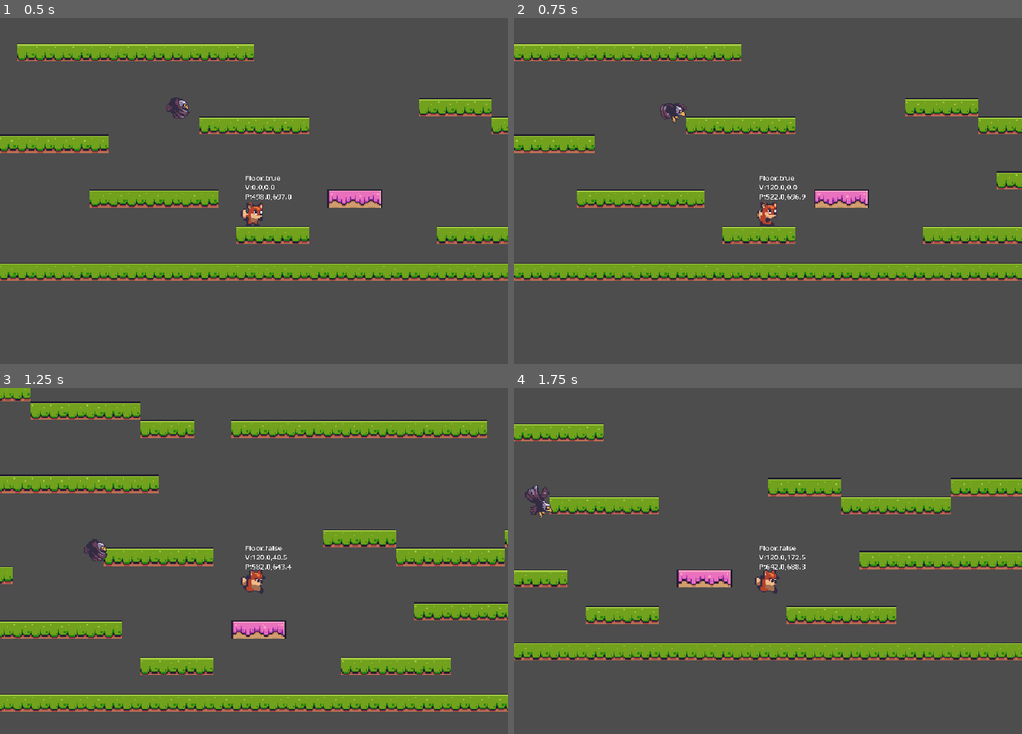
Above: before the commit, frames 1-4 (two rows, left to right).
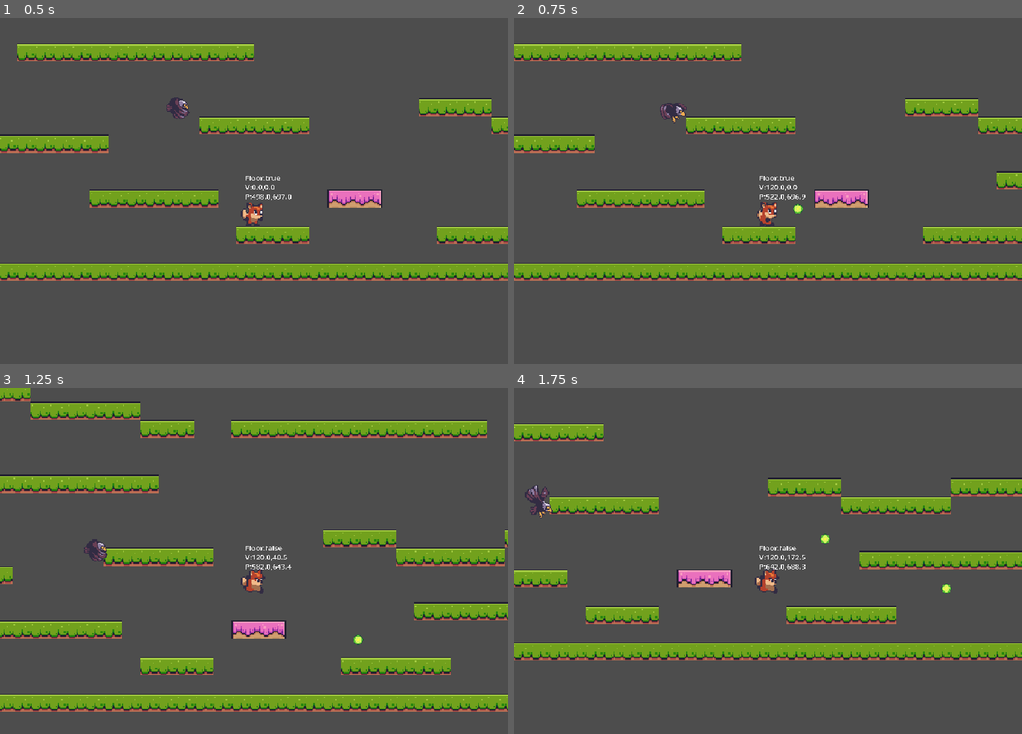
Above: after the commit, the same moments.

Repository: redmonkez12/godot-platformer
Game: Godot game, scene res://scenes/LevelBase/LevelBase.tscn
Same seed, same stepped clock (60 frames per second), same inputs: the game is played once before the commit and once after it.
Inputs:
- Up to frame 1 (0.5 s): no input
- Up to frame 2 (0.75 s): hold D (right) from 0.53 s (still down); hold Space (shoot) from 0.53 s (still down)
- Up to frame 3 (1.25 s): keep holding D (right); keep holding Space (shoot); tap W (jump) at 0.77 s
- Up to frame 4 (1.75 s): keep holding D (right); release Space (shoot) at 1.28 s; tap Space (shoot) at 1.35 s; tap W (jump) at 1.52 s

Frame 1 is identical in both runs. In frame 2, less than 0.1% of the frame differs, in the area x 55-57%, y 53-57%; in frame 3, less than 0.1%; in frame 4, less than 0.1%, in the area x 60-87%, y 42-60%.

Commit message:
Fix shooting

Diff:
--- a/ObjectMaker.gd
+++ b/ObjectMaker.gd
@@ -13,5 +13,5 @@
 		return
 
 	var nb: Bullet = OBJECT_SCENES[ob_type].instantiate()
-	nb.setup(pos, dir, speed)
 	call_deferred("add_child", nb)
+	nb.call_deferred("setup", pos, dir, speed)
--- a/scenes/Bullets/BaseBullet.gd
+++ b/scenes/Bullets/BaseBullet.gd
@@ -4,7 +4,6 @@
 
 var _direction: Vector2 = Vector2(50, -50)
 
-# Called every frame. 'delta' is the elapsed time since the previous frame.
 func _process(delta: float) -> void:
 	position += _direction * delta
 
@@ -12,6 +11,5 @@
 	_direction = dir.normalized() * speed
 	global_position = pos
 
-
 func _on_area_entered(area: Area2D) -> void:
 	queue_free()
--- a/scenes/Bullets/EnemyBullet.tscn
+++ b/scenes/Bullets/EnemyBullet.tscn
@@ -1,8 +1,10 @@
-[gd_scene load_steps=4 format=3 uid="uid://7suumfxcrc6o"]
+[gd_scene load_steps=4 format=3 uid="uid://c7pvakwywwuil"]
 
 [ext_resource type="PackedScene" uid="uid://bukrtpl42jya1" path="res://scenes/Bullets/BaseBullet.tscn" id="1_lr3oy"]
 [ext_resource type="Texture2D" uid="uid://lbv57jbohqhc" path="res://assets/items/bullet2.png" id="2_t84xh"]
-[ext_resource type="Shape2D" uid="uid://c1ty8nayibrq0" path="res://resources/BulletShape.tres" id="3_v14j0"]
+
+[sub_resource type="CircleShape2D" id="CircleShape2D_tbr4o"]
+radius = 4.12311
 
 [node name="EnemyBullet" instance=ExtResource("1_lr3oy")]
 
@@ -10,4 +12,4 @@
 texture = ExtResource("2_t84xh")
 
 [node name="CollisionShape2D" parent="." index="1"]
-shape = ExtResource("3_v14j0")
+shape = SubResource("CircleShape2D_tbr4o")
--- a/scenes/Bullets/PlayerBullet.tscn
+++ b/scenes/Bullets/PlayerBullet.tscn
@@ -1,14 +1,15 @@
-[gd_scene load_steps=4 format=3 uid="uid://dswgx2u3to7xr"]
+[gd_scene load_steps=4 format=3 uid="uid://bsdkbm8b4bg52"]
 
 [ext_resource type="PackedScene" uid="uid://bukrtpl42jya1" path="res://scenes/Bullets/BaseBullet.tscn" id="1_2hnty"]
 [ext_resource type="Texture2D" uid="uid://cwqxfetglemlk" path="res://assets/items/bullet1.png" id="2_k6vjq"]
-[ext_resource type="Shape2D" uid="uid://c1ty8nayibrq0" path="res://resources/BulletShape.tres" id="3_5fcvp"]
+
+[sub_resource type="CircleShape2D" id="CircleShape2D_k6vjq"]
+radius = 4.12311
 
 [node name="PlayerBullet" instance=ExtResource("1_2hnty")]
 
 [node name="Sprite2D" parent="." index="0"]
-light_mask = 0
 texture = ExtResource("2_k6vjq")
 
 [node name="CollisionShape2D" parent="." index="1"]
-shape = ExtResource("3_5fcvp")
+shape = SubResource("CircleShape2D_k6vjq")
--- a/scenes/Player/Player.tscn
+++ b/scenes/Player/Player.tscn
@@ -244,4 +244,3 @@
 
 [node name="Shooter" parent="." instance=ExtResource("4_ved6o")]
 speed = 250.0
-shoot_delay = 1.0
--- a/scenes/Shooter.gd
+++ b/scenes/Shooter.gd
@@ -2,26 +2,26 @@
 
 class_name Shooter
 
+@onready var sound = $Sound
+@onready var shoot_timer = $ShootTimer
+
 @export var speed: float = 50.0
+@export var life_span: float = 10.0
+@export var bullet_key: Constants.ObjectType = Constants.ObjectType.BULLET_PLAYER
 @export var shoot_delay: float = 0.7
-@export var bullet_key: Constants.ObjectType = Constants.ObjectType.BULLET_PLAYER
-
-@onready var shoot_timer: Timer = $ShootTimer
-#@onready var audio_stream_player_2d: AudioStreamPlayer2D = $AudioStreamPlayer2D
 
 var _can_shoot: bool = true
 
-# Called when the node enters the scene tree for the first time.
-func _ready() -> void:
+func _ready():
 	shoot_timer.wait_time = shoot_delay
 
 func shoot(direction: Vector2) -> void:
-	if !_can_shoot:
+	if not _can_shoot:
 		return
 
 	_can_shoot = false
 	SignalHub.emit_on_create_bullet(global_position, direction, speed, bullet_key)
 	shoot_timer.start()
 
-func _on_shoot_timer_timeout() -> void:
+func _on_shoot_timer_timeout():
 	_can_shoot = true
Not shown: 1 places in scenes/Enemies/Eagle.tscn that only renumber resources
